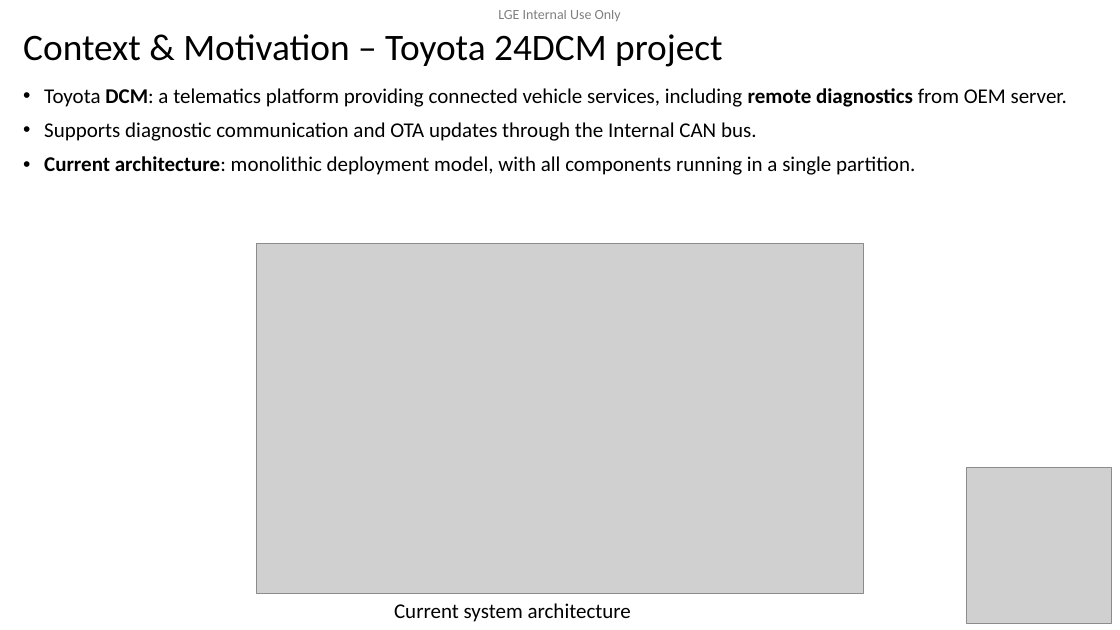
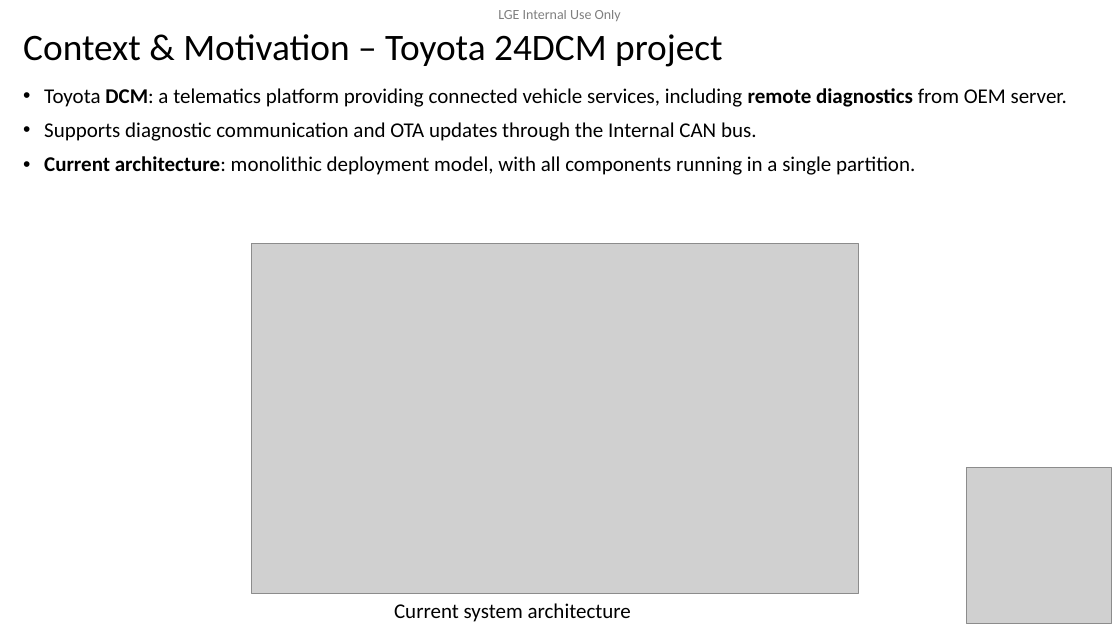
Before and after one commit to btqt/fe, a slide deck: slide 3 of design/FE_phi.vu_Design of Secure Remote Diag on Container Separation Architecture_final.pptx. Drawn at 1120x630 pixels with LibreOffice and Linux fonts; fonts in the diff are those of the drawing; grey boxes stand for pictures; background and template pictures are left out. Boxes give left, top, right and bottom in pixels: in the first picture for what was removed or moved away, otherwise in the second. Text is boxed around its words. In the diff, an @@ line names an element or a change of style, - is before the commit and + after.

```diff
--- a/design/FE_phi.vu_Design of Secure Remote Diag on Container Separation Architecture_final.pptx
+++ b/design/FE_phi.vu_Design of Secure Remote Diag on Container Separation Architecture_final.pptx
@@ picture: place and size @@
-picture at box(256, 244, 864, 593)
+picture at box(251, 244, 859, 593)
```
Also in this commit, not shown: 4 other slides changed, 1 other file.
